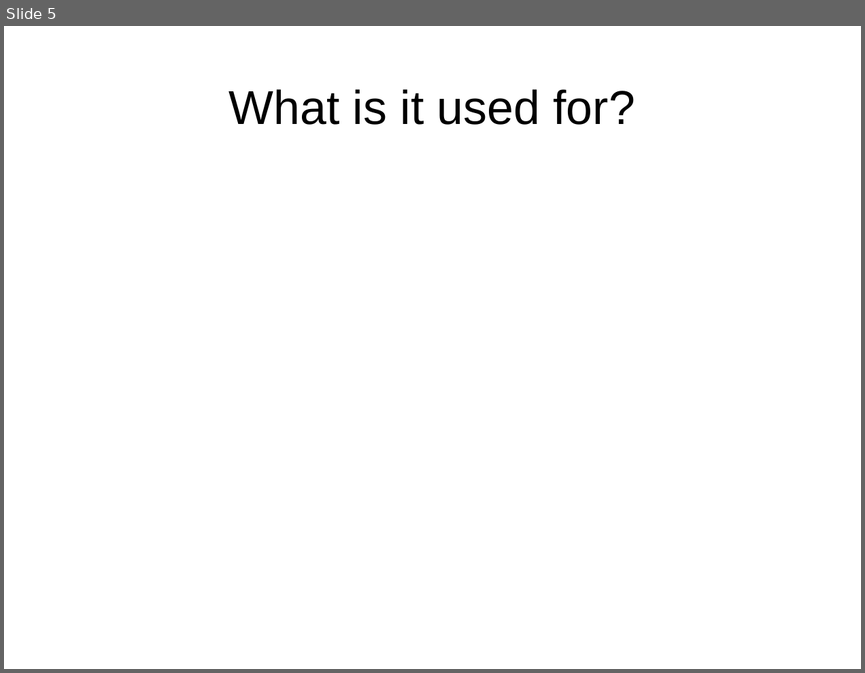
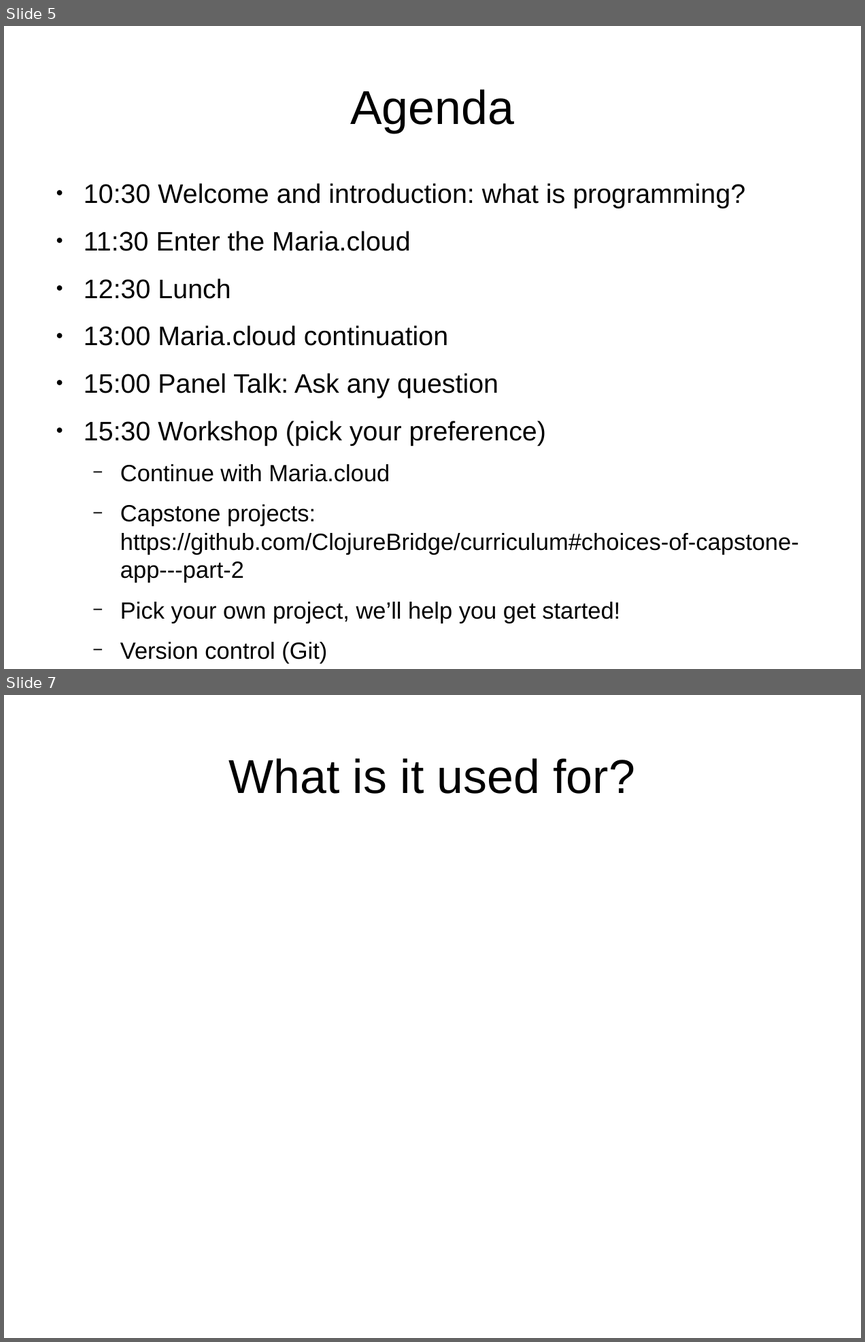
Before and after one commit to ClojureBridgeAmsterdam/presentations, a slide deck: presentation.odp. Shown one above the other, each under a label of ours: slide 5 before the commit, slides 5 and 7 after it; the slides between them are not shown. The pictures are 865x673 and 865x1342 pixels, drawn with LibreOffice and Linux fonts; fonts in the diff are those of the drawing. Boxes give left, top, right and bottom in pixels: in the first picture for what was removed or moved away, otherwise in the second. Text is boxed around its words. In the diff, an @@ line names an element or a change of style, - is before the commit and + after.

```diff
--- a/presentation.odp
+++ b/presentation.odp
@@ slide 5 added at (4, 26, 861, 669), background #FFFFFF @@
@@ title added at (350, 89, 514, 133), 44 pt, text #000000 @@
+Agenda
@@ text added at (84, 183, 799, 662), 21.7 pt, text #000000 @@
+● 10:30 Welcome and introduction: what is programming?
+● 11:30 Enter the Maria.cloud
+● 12:30 Lunch
+● 13:00 Maria.cloud continuation
+● 15:00 Panel Talk: Ask any question
+● 15:30 Workshop (pick your preference)
+  − Continue with Maria.cloud
+  − Capstone projects: https://github.com/ClojureBridge/curriculum#choices-of-capstone-app---part-2
+  − Pick your own project, we’ll help you get started!
+  − Version control (Git)
@@ what was slide 5 is now slide 7 @@
```
Also in this commit, not shown: 3 slides changed, 3 other slides added, 1 slide removed.
